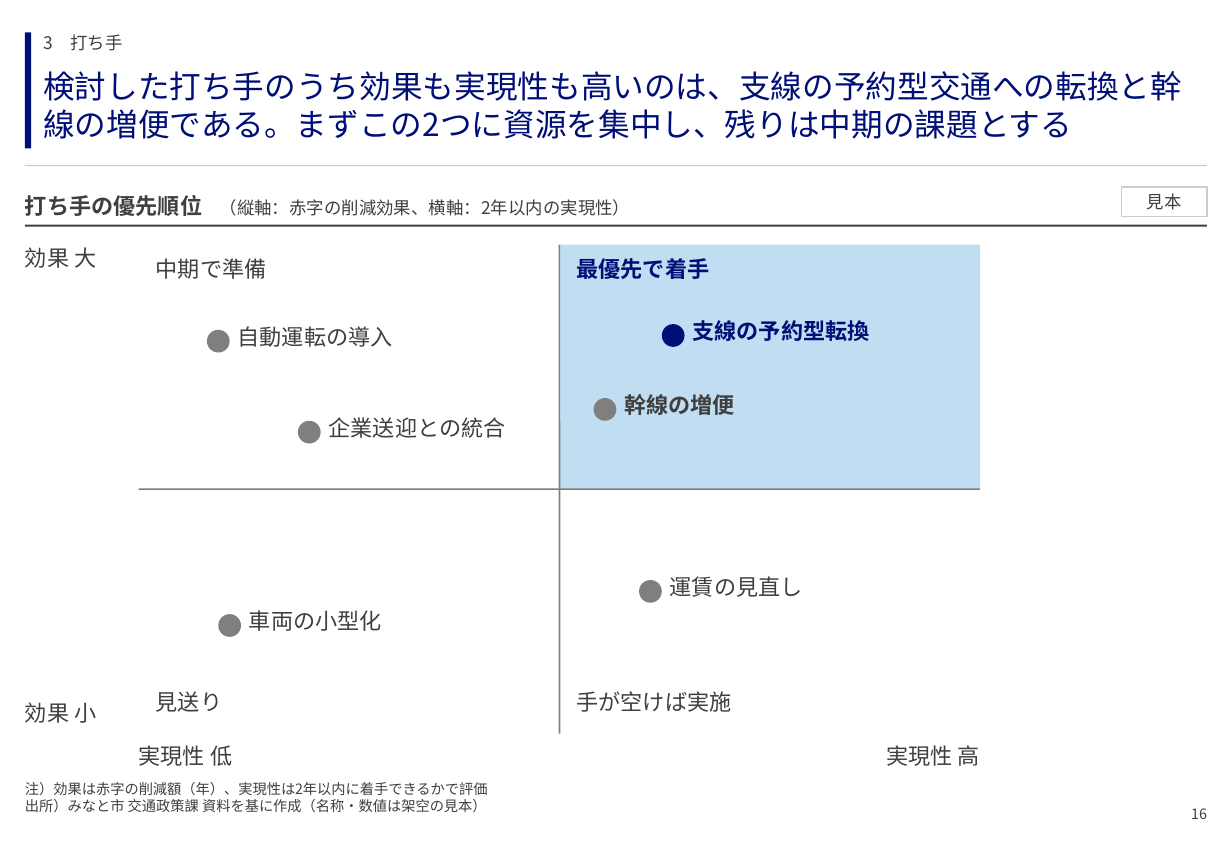
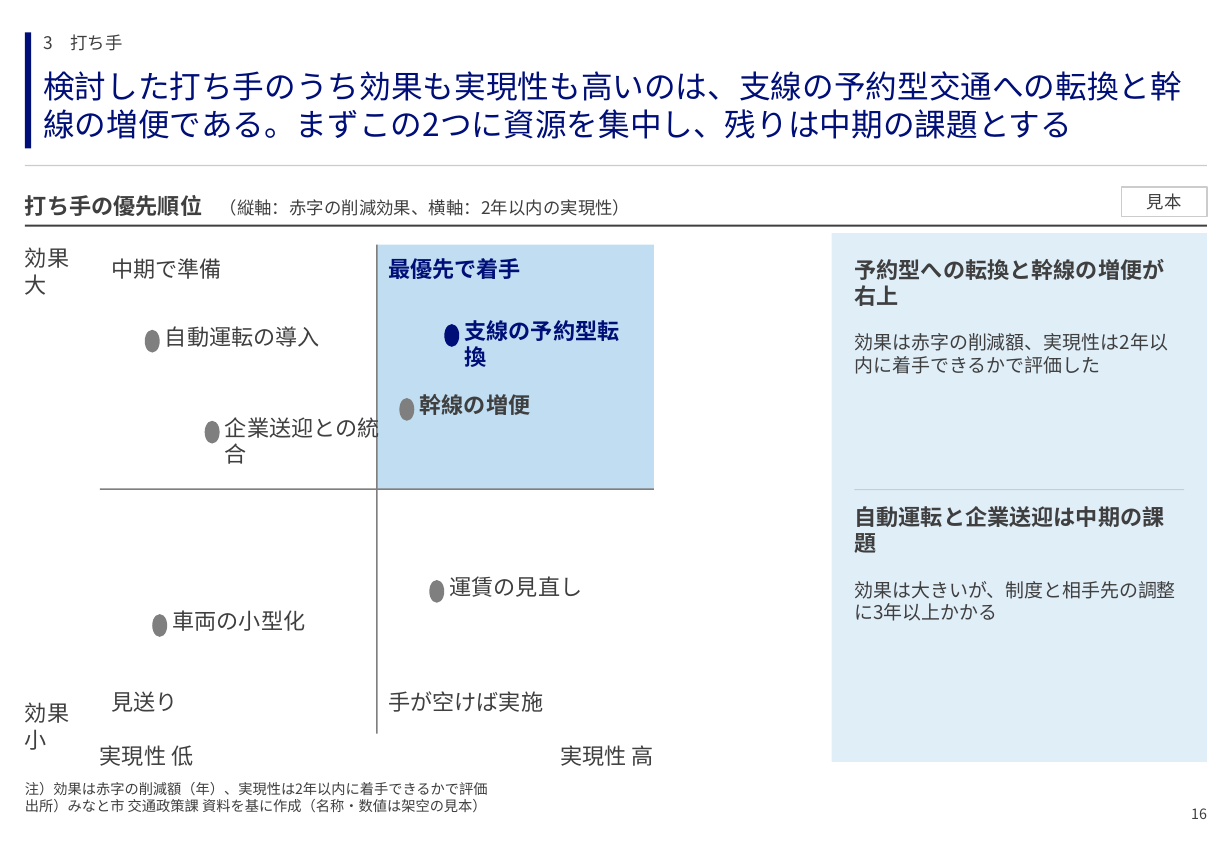
Before and after one commit to GontaHH/slide_builder, a slide deck: slide 16 of patterns/pattern-deck.pptx. Drawn at 1232x853 pixels with LibreOffice and Linux fonts; fonts in the diff are those of the drawing. Boxes give left, top, right and bottom in pixels: in the first picture for what was removed or moved away, otherwise in the second. Text is boxed around its words. In the diff, an @@ line names an element or a change of style, - is before the commit and + after.

```diff
--- a/patterns/pattern-deck.pptx
+++ b/patterns/pattern-deck.pptx
@@ rectangle added at [832,233,1207,762], fill #E0EEF8 @@
@@ text "効果 大" rewrapped from [25,247,96,268] to [25,247,69,295] @@
@@ text "中期で準備": place and size @@
-text "中期で準備" at [156,258,267,279]
+text "中期で準備" at [111,258,222,279]
@@ line moved from (560, 245) - (560, 734) to (377, 245) - (377, 734) @@
@@ rectangle: place and size @@
-rectangle at [560,245,981,489]
+rectangle at [377,245,654,489]
@@ text "最優先で着手": place and size @@
-text "最優先で着手" at [577,258,710,279]
+text "最優先で着手" at [388,258,521,279]
@@ text added at [854,259,1164,306], 14 pt, text #3F3F3F, bold @@
+予約型への転換と幹線の増便が右上
@@ text "自動運転の導入": place and size @@
-text "自動運転の導入" at [238,326,393,347]
+text "自動運転の導入" at [165,326,320,347]
@@ ellipse: place and size @@
-ellipse at [662,324,685,347]
+ellipse at [445,324,460,347]
@@ text "支線の予約型転換" rewrapped from [693,320,870,341] to [465,320,620,367] @@
@@ ellipse: place and size @@
-ellipse at [207,330,230,353]
+ellipse at [144,330,159,353]
@@ text added at [854,333,1168,351], 12 pt, text #3F3F3F @@
+効果は赤字の削減額、実現性は2年以内に着手できるかで評価した
@@ text "企業送迎との統合" rewrapped from [329,417,506,438] to [225,413,380,464] @@
@@ ellipse: place and size @@
-ellipse at [594,398,617,421]
+ellipse at [399,398,414,421]
@@ text "幹線の増便": place and size @@
-text "幹線の増便" at [624,394,735,415]
+text "幹線の増便" at [420,394,531,415]
@@ ellipse: place and size @@
-ellipse at [298,421,321,444]
+ellipse at [205,421,220,444]
@@ line moved from (139, 489) - (981, 489) to (100, 489) - (654, 489) @@
@@ line added from (854, 489) to (1184, 489), #CCCCCC 0.75 pt @@
@@ text added at [854,506,1164,557], 14 pt, text #3F3F3F, bold @@
+自動運転と企業送迎は中期の課題
@@ ellipse: place and size @@
-ellipse at [639,580,662,603]
+ellipse at [430,580,445,603]
@@ text "運賃の見直し": place and size @@
-text "運賃の見直し" at [670,576,803,597]
+text "運賃の見直し" at [450,576,583,597]
@@ text added at [854,581,1175,621], 12 pt, text #3F3F3F @@
+効果は大きいが、制度と相手先の調整に3年以上かかる
@@ ellipse: place and size @@
-ellipse at [218,614,241,637]
+ellipse at [152,614,167,637]
@@ text "車両の小型化": place and size @@
-text "車両の小型化" at [249,610,382,631]
+text "車両の小型化" at [173,610,306,631]
@@ text "見送り": place and size @@
-text "見送り" at [156,691,222,712]
+text "見送り" at [111,691,177,712]
@@ text "手が空けば実施": place and size @@
-text "手が空けば実施" at [577,691,732,712]
+text "手が空けば実施" at [388,691,543,712]
@@ text "効果 小" rewrapped from [25,702,96,723] to [25,702,69,750] @@
@@ text "実現性 低": place and size @@
-text "実現性 低" at [139,745,232,766]
+text "実現性 低" at [100,745,193,766]
@@ text "実現性 高": place and size @@
-text "実現性 高" at [887,745,980,766]
+text "実現性 高" at [560,745,654,766]
```
Also in this commit, not shown: 7 other slides changed, 2 other files.
